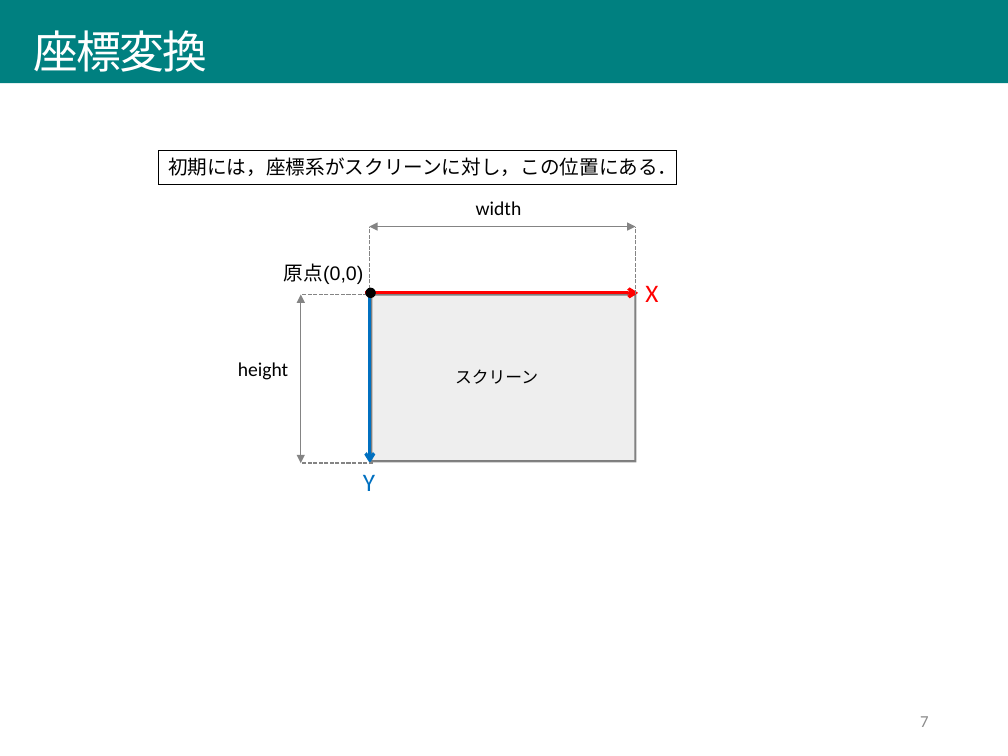
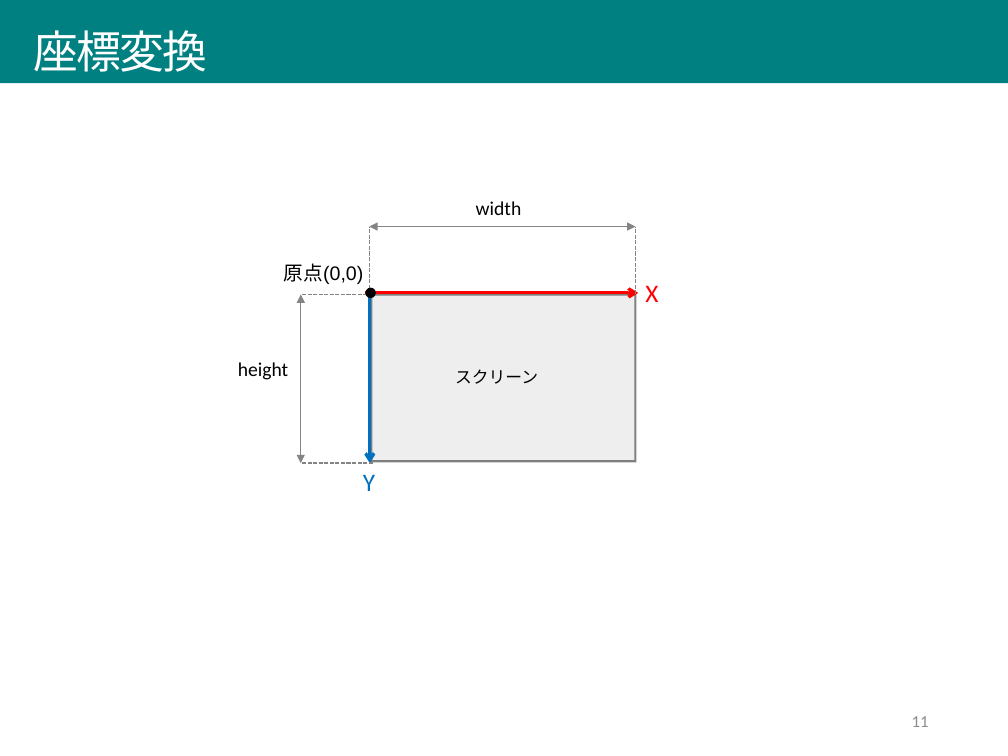
Before and after one commit to afukushimagit/afukushimagit.github.io, a slide deck: slide 11 of images/transform/図素材.pptx (slide 7 before the commit). Drawn at 1008x756 pixels with LibreOffice and Linux fonts; fonts in the diff are those of the drawing. Boxes give left, top, right and bottom in pixels: in the first picture for what was removed or moved away, otherwise in the second. Text is boxed around its words. In the diff, an @@ line names an element or a change of style, - is before the commit and + after.

```diff
--- a/images/transform/図素材.pptx
+++ b/images/transform/図素材.pptx
@@ rectangle removed at (x1=158, y1=150, x2=676, y2=184) @@
-初期には，座標系がスクリーンに対し，この位置にある．
@@ page number at (x1=912, y1=716, x2=929, y2=727): text changed @@
-7
+11
```
Also in this commit, not shown: 2 other slides changed, 10 slides added, 39 other files.
